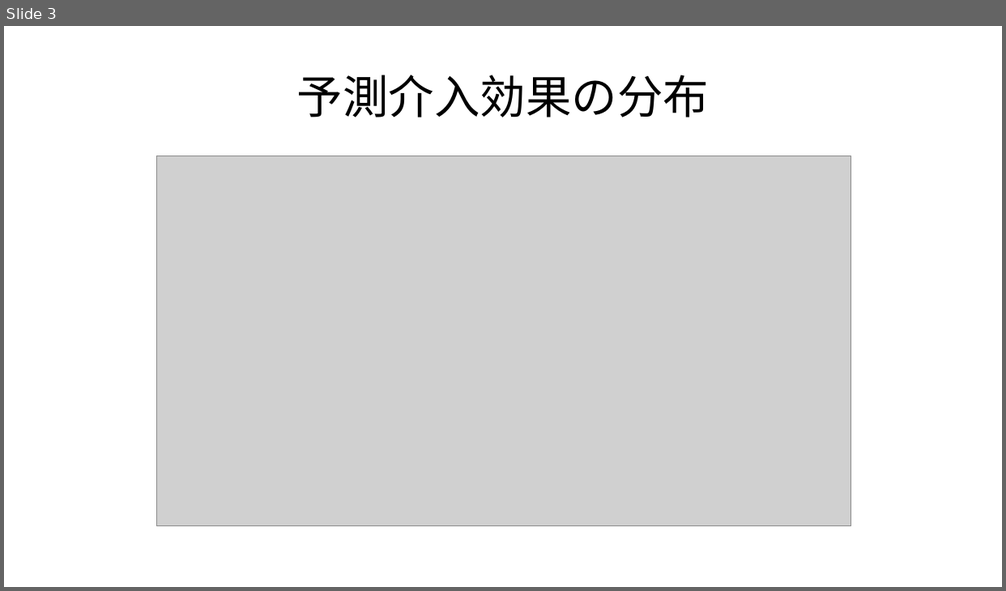
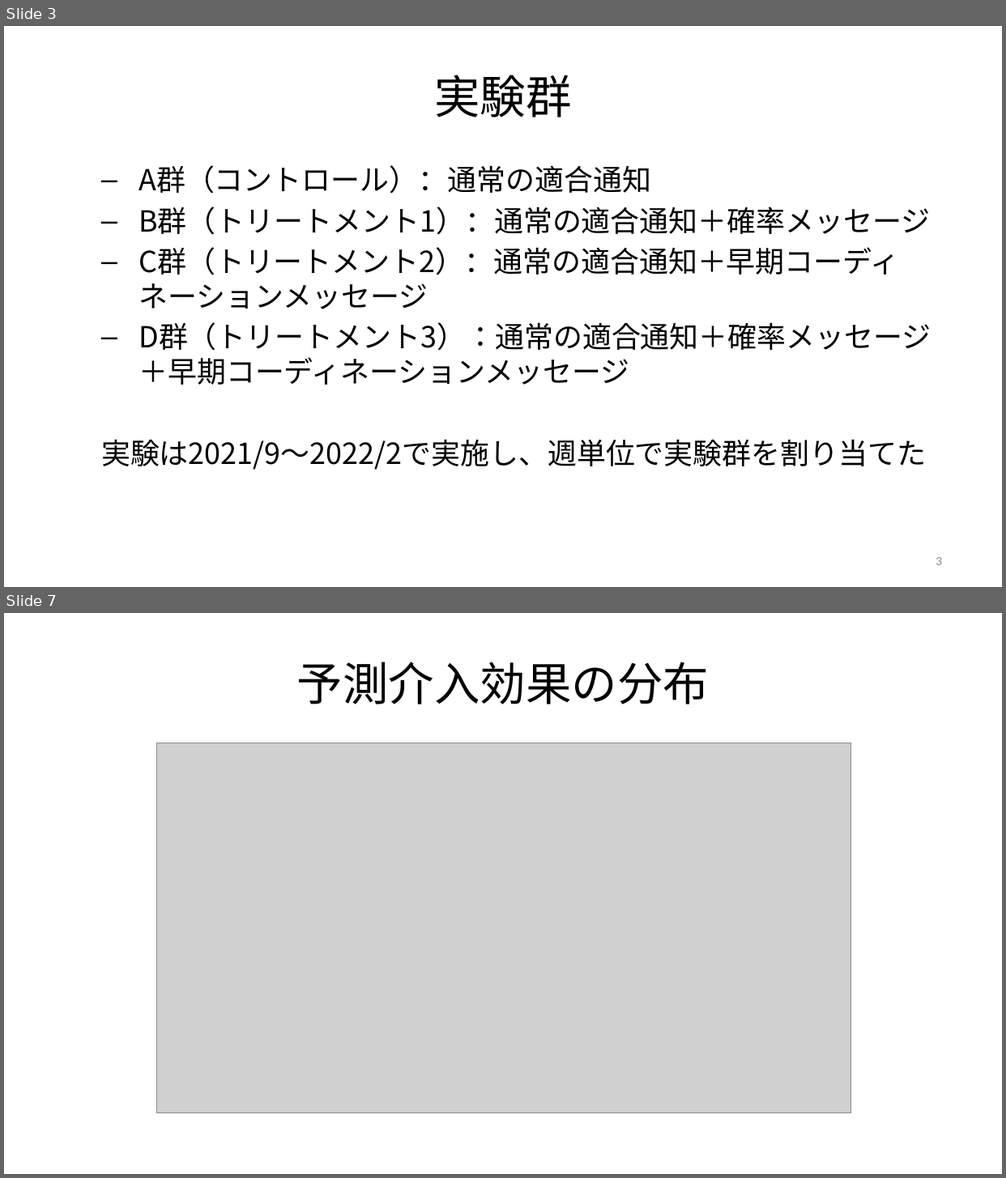
Before and after one commit to JMDP-behavioral-economics/RCT-Nudge, a slide deck: targeting.pptx. Shown one above the other, each under a label of ours: slide 3 before the commit, slides 3 and 7 after it; the slides between them are not shown. The pictures are 1006x591 and 1006x1178 pixels, drawn with LibreOffice and Linux fonts; fonts in the diff are those of the drawing; grey boxes stand for pictures. Boxes give left, top, right and bottom in pixels: in the first picture for what was removed or moved away, otherwise in the second. Text is boxed around its words. In the diff, an @@ line names an element or a change of style, - is before the commit and + after.

```diff
--- a/targeting.pptx
+++ b/targeting.pptx
@@ slide 3 added at bbox=[4, 26, 1002, 587], background #FFFFFF @@
@@ title added at bbox=[434, 75, 571, 118], 33 pt, text #000000 @@
+実験群
@@ text added at bbox=[101, 165, 931, 470], 21 pt, text #000000 @@
+  – A群（コントロール）：通常の適合通知
+  – B群（トリートメント1）：通常の適合通知＋確率メッセージ
+  – C群（トリートメント2）：通常の適合通知＋早期コーディネーションメッセージ
+  – D群（トリートメント3）：通常の適合通知＋確率メッセージ＋早期コーディネーションメッセージ
+  実験は2021/9～2022/2で実施し、週単位で実験群を割り当てた
@@ page number added at bbox=[936, 557, 942, 565], 9 pt, text #8C8C8C @@
+3
@@ what was slide 3 is now slide 7 @@
```
Also in this commit, not shown: 5 slides changed, 3 other slides added.
